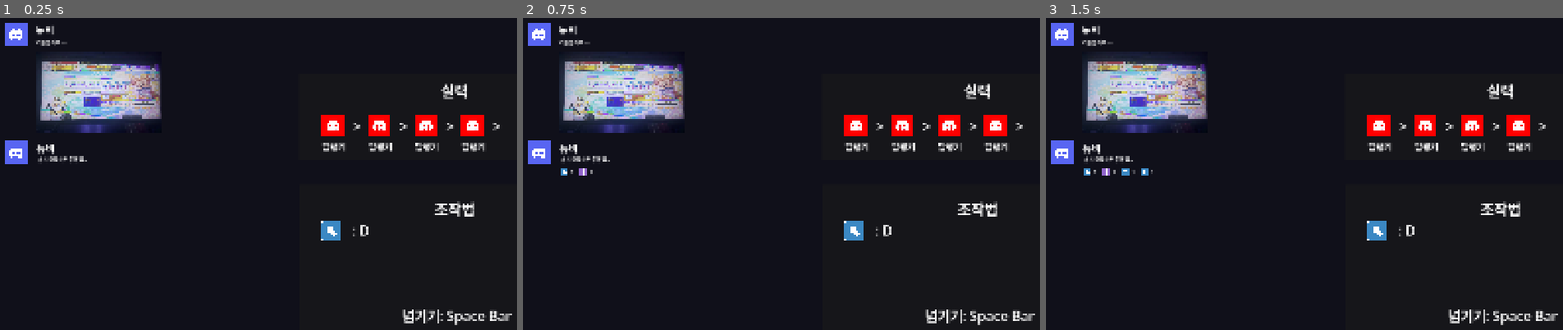
Above: before the commit, frames 1-3 (left to right).
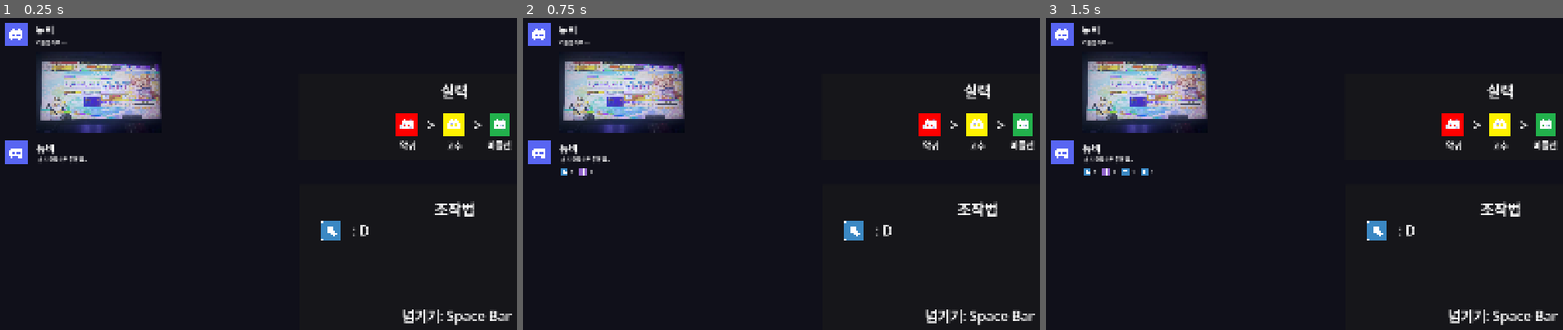
Above: after the commit, the same moments.

Repository: junu192857/Arrow-Game
Game: Godot game, scene res://Scenes/Ingame.tscn
Same seed, same stepped clock (60 frames per second), same inputs: the game is played once before the commit and once after it.
Inputs:
- Up to frame 1 (0.25 s): no input
- Up to frame 2 (0.75 s): tap Enter at 0.5 s; hold D from 0.53 s (still down); tap J at 0.6 s
- Up to frame 3 (1.5 s): tap Space at 0.77, 1.25 s; release D at 1.28 s; hold S from 1.28 s (still down); tap K at 1.35 s

The runs differ from the first frame. In frame 1, 2.6% of the frame differs, in the area x 62-100%, y 30-43%; in frame 2, 2.6%; in frame 3, 2.6%.

Commit message:
실력 가이드 완성

Diff:
--- a/arrow-game/Scenes/Ingame.tscn
+++ b/arrow-game/Scenes/Ingame.tscn
@@ -9,7 +9,12 @@
 [ext_resource type="Texture2D" uid="uid://bdjjcsr0ujuos" path="res://Textures/Imojis/place_of_worship.png" id="7_n56hh"]
 [ext_resource type="Texture2D" uid="uid://mflav8dbnuk1" path="res://Textures/Imojis/upward_arrow.png" id="8_o04ng"]
 [ext_resource type="Texture2D" uid="uid://2mrb1vpvyukg" path="res://Textures/Imojis/downward_arrow.png" id="9_sjeo6"]
+[ext_resource type="Script" uid="uid://cfjtp6dgk0355" path="res://Scripts/SkillManager.gd" id="10_ho0oi"]
+[ext_resource type="Texture2D" uid="uid://5gej4jg0rxfb" path="res://Textures/DiscordIcons/orange_icon.png" id="10_lxlh7"]
 [ext_resource type="Texture2D" uid="uid://ct7u13dsc4oxl" path="res://Textures/DiscordIcons/red_icon.png" id="10_mu5rl"]
+[ext_resource type="Texture2D" uid="uid://lfxyvhl4swmk" path="res://Textures/DiscordIcons/yellow_icon.png" id="12_ho0oi"]
+[ext_resource type="Texture2D" uid="uid://b047u5n685jw" path="res://Textures/DiscordIcons/green_icon.png" id="13_rovth"]
+[ext_resource type="Texture2D" uid="uid://cr0ei0582e8f3" path="res://Textures/DiscordIcons/blue_icon.png" id="14_wr72f"]
 
 [node name="LevelManager" type="Control" unique_id=1911157824]
 layout_mode = 3
@@ -318,6 +323,7 @@
 offset_top = 0.11999512
 offset_right = 0.8800049
 offset_bottom = 0.23995972
+script = ExtResource("10_ho0oi")
 
 [node name="Label" type="Label" parent="SkillPanel" unique_id=672015117]
 layout_mode = 1
@@ -336,15 +342,16 @@
 vertical_alignment = 1
 
 [node name="Ranker" type="Control" parent="SkillPanel" unique_id=1315655415]
+visible = false
 layout_mode = 1
 anchor_left = 0.078
 anchor_top = 0.47100002
 anchor_right = 0.224
 anchor_bottom = 0.961
-offset_left = -0.34200287
-offset_top = -0.10500336
-offset_right = -0.13600159
-offset_bottom = -0.055007935
+offset_left = 80.658
+offset_top = -4.1050034
+offset_right = 80.864
+offset_bottom = -4.055008
 
 [node name="TextureRect" type="TextureRect" parent="SkillPanel/Ranker" unique_id=294181231]
 layout_mode = 1
@@ -353,7 +360,7 @@
 anchor_right = 0.492
 anchor_bottom = 0.536
 offset_right = 0.0399971
-texture = ExtResource("10_mu5rl")
+texture = ExtResource("10_lxlh7")
 expand_mode = 1
 
 [node name="Label" type="Label" parent="SkillPanel/Ranker" unique_id=2118231502]
@@ -381,18 +388,19 @@
 horizontal_alignment = 1
 vertical_alignment = 1
 
-[node name="Ranker2" type="Control" parent="SkillPanel" unique_id=1163973976]
+[node name="Demon" type="Control" parent="SkillPanel" unique_id=1163973976]
+visible = false
 layout_mode = 1
 anchor_left = 0.231
 anchor_top = 0.47100002
 anchor_right = 0.377
 anchor_bottom = 0.961
-offset_left = -0.3590088
-offset_top = -0.10500336
-offset_right = -0.15301514
-offset_bottom = -0.055007935
-
-[node name="TextureRect" type="TextureRect" parent="SkillPanel/Ranker2" unique_id=384448603]
+offset_left = 80.64099
+offset_top = -4.1050034
+offset_right = 80.846985
+offset_bottom = -4.055008
+
+[node name="TextureRect" type="TextureRect" parent="SkillPanel/Demon" unique_id=384448603]
 layout_mode = 1
 anchors_preset = -1
 anchor_top = 0.016
@@ -402,7 +410,7 @@
 texture = ExtResource("10_mu5rl")
 expand_mode = 1
 
-[node name="Label" type="Label" parent="SkillPanel/Ranker2" unique_id=902806965]
+[node name="Label" type="Label" parent="SkillPanel/Demon" unique_id=902806965]
 layout_mode = 1
 anchors_preset = -1
 anchor_top = 0.61600006
@@ -411,9 +419,10 @@
 offset_left = 0.03699994
 offset_right = -0.010009766
 theme_override_font_sizes/font_size = 25
-text = "탑랭커"
-
-[node name="Label2" type="Label" parent="SkillPanel/Ranker2" unique_id=940012835]
+text = "악귀"
+horizontal_alignment = 1
+
+[node name="Label2" type="Label" parent="SkillPanel/Demon" unique_id=940012835]
 layout_mode = 1
 anchors_preset = -1
 anchor_left = 0.646
@@ -427,28 +436,29 @@
 horizontal_alignment = 1
 vertical_alignment = 1
 
-[node name="Ranker3" type="Control" parent="SkillPanel" unique_id=655350968]
+[node name="Pro" type="Control" parent="SkillPanel" unique_id=655350968]
+visible = false
 layout_mode = 1
 anchor_left = 0.384
 anchor_top = 0.47100002
 anchor_right = 0.53000003
 anchor_bottom = 0.961
-offset_left = -0.37600708
-offset_top = -0.10500336
-offset_right = -0.17001343
-offset_bottom = -0.055007935
-
-[node name="TextureRect" type="TextureRect" parent="SkillPanel/Ranker3" unique_id=1442166135]
+offset_left = 80.62399
+offset_top = -4.1050034
+offset_right = 80.82999
+offset_bottom = -4.055008
+
+[node name="TextureRect" type="TextureRect" parent="SkillPanel/Pro" unique_id=1442166135]
 layout_mode = 1
 anchors_preset = -1
 anchor_top = 0.016
 anchor_right = 0.492
 anchor_bottom = 0.536
 offset_right = 0.0399971
-texture = ExtResource("10_mu5rl")
-expand_mode = 1
-
-[node name="Label" type="Label" parent="SkillPanel/Ranker3" unique_id=1251707980]
+texture = ExtResource("12_ho0oi")
+expand_mode = 1
+
+[node name="Label" type="Label" parent="SkillPanel/Pro" unique_id=1251707980]
 layout_mode = 1
 anchors_preset = -1
 anchor_top = 0.61600006
@@ -457,9 +467,11 @@
 offset_left = 0.03699994
 offset_right = -0.010009766
 theme_override_font_sizes/font_size = 25
-text = "탑랭커"
-
-[node name="Label2" type="Label" parent="SkillPanel/Ranker3" unique_id=1408945291]
+text = "고수"
+horizontal_alignment = 1
+vertical_alignment = 1
+
+[node name="Label2" type="Label" parent="SkillPanel/Pro" unique_id=1408945291]
 layout_mode = 1
 anchors_preset = -1
 anchor_left = 0.646
@@ -473,47 +485,87 @@
 horizontal_alignment = 1
 vertical_alignment = 1
 
-[node name="Ranker4" type="Control" parent="SkillPanel" unique_id=1000460807]
-layout_mode = 1
-anchor_left = 0.384
+[node name="Middleman" type="Control" parent="SkillPanel" unique_id=1000460807]
+visible = false
+layout_mode = 1
+anchor_left = 0.537
 anchor_top = 0.47100002
-anchor_right = 0.53000003
+anchor_right = 0.63100004
 anchor_bottom = 0.961
-offset_left = 135.624
-offset_top = -0.10500336
-offset_right = 135.82999
-offset_bottom = -0.055007935
-
-[node name="TextureRect" type="TextureRect" parent="SkillPanel/Ranker4" unique_id=1433404096]
+offset_left = 80.606995
+offset_top = -4.1050034
+offset_right = 81.040955
+offset_bottom = -4.055008
+
+[node name="TextureRect" type="TextureRect" parent="SkillPanel/Middleman" unique_id=1433404096]
 layout_mode = 1
 anchors_preset = -1
 anchor_top = 0.016
-anchor_right = 0.492
+anchor_right = 0.73800004
 anchor_bottom = 0.536
-offset_right = 0.0399971
-texture = ExtResource("10_mu5rl")
-expand_mode = 1
-
-[node name="Label" type="Label" parent="SkillPanel/Ranker4" unique_id=2073882820]
-layout_mode = 1
-anchors_preset = -1
-anchor_top = 0.61600006
-anchor_right = 0.51000005
-anchor_bottom = 0.90400004
-offset_left = 0.03699994
+offset_right = 0.0079956055
+texture = ExtResource("13_rovth")
+expand_mode = 1
+
+[node name="Label" type="Label" parent="SkillPanel/Middleman" unique_id=2073882820]
+layout_mode = 1
+anchors_preset = -1
+anchor_left = -0.071
+anchor_top = 0.60800004
+anchor_right = 0.82100004
+anchor_bottom = 0.896
+offset_left = -0.035987377
+offset_right = 0.036010742
+theme_override_font_sizes/font_size = 25
+text = "미들맨"
+
+[node name="Newbie" type="Control" parent="SkillPanel" unique_id=301079427]
+visible = false
+layout_mode = 1
+anchor_left = 0.61800003
+anchor_top = 0.47100002
+anchor_right = 0.76400006
+anchor_bottom = 0.961
+offset_left = 80.59796
+offset_top = -4.1050034
+offset_right = 80.803955
+offset_bottom = -4.055008
+
+[node name="TextureRect" type="TextureRect" parent="SkillPanel/Newbie" unique_id=743955889]
+layout_mode = 1
+anchors_preset = -1
+anchor_left = 0.485
+anchor_top = 0.016
+anchor_right = 0.97700006
+anchor_bottom = 0.536
+offset_left = -0.05000305
 offset_right = -0.010009766
+texture = ExtResource("14_wr72f")
+expand_mode = 1
+
+[node name="Label" type="Label" parent="SkillPanel/Newbie" unique_id=2002239354]
+layout_mode = 1
+anchors_preset = -1
+anchor_left = 0.41500002
+anchor_top = 0.60800004
+anchor_right = 0.99200004
+anchor_bottom = 0.896
+offset_left = 0.050006866
+offset_right = 0.040008545
 theme_override_font_sizes/font_size = 25
-text = "탑랭커"
-
-[node name="Label2" type="Label" parent="SkillPanel/Ranker4" unique_id=1439303302]
-layout_mode = 1
-anchors_preset = -1
-anchor_left = 0.646
+text = "뉴비"
+horizontal_alignment = 1
+vertical_alignment = 1
+
+[node name="Label2" type="Label" parent="SkillPanel/Newbie" unique_id=368240556]
+layout_mode = 1
+anchors_preset = -1
+anchor_left = 0.07700001
 anchor_top = 0.032
-anchor_right = 0.93100005
+anchor_right = 0.36200002
 anchor_bottom = 0.52000004
-offset_left = 0.019950867
-offset_right = -0.015052795
+offset_left = -0.010046959
+offset_right = -0.04504776
 theme_override_font_sizes/font_size = 44
 text = ">"
 horizontal_alignment = 1
--- a/arrow-game/Scripts/InformationManager.gd
+++ b/arrow-game/Scripts/InformationManager.gd
@@ -1,11 +1,5 @@
 extends Node
 
 
-# Called when the node enters the scene tree for the first time.
-func _ready() -> void:
-	pass # Replace with function body.
-
-
-# Called every frame. 'delta' is the elapsed time since the previous frame.
-func _process(delta: float) -> void:
+func show_information(level: int):
 	pass
--- a/arrow-game/Scripts/LevelManager.gd
+++ b/arrow-game/Scripts/LevelManager.gd
@@ -16,6 +16,7 @@
 	stage = 0
 	playing = false
 	$GuidePanel.set_guide(level)
+	$SkillPanel.set_skill_guide(level)
 	show_level_information()
 	start_new_stage()
 
@@ -23,4 +24,4 @@
 	stage += 1
 
 func show_level_information():
-	pass
+	$InformationPanel.visible = true
--- /dev/null
+++ b/arrow-game/Scripts/SkillManager.gd
@@ -0,0 +1,8 @@
+extends Panel
+
+func set_skill_guide(level: int):
+	$Ranker.visible = true if level >= 10 else false
+	$Demon.visible = true
+	$Pro.visible = true
+	$Middleman.visible = true
+	$Newbie.visible = true if level >= 5 else false
Not shown, added: arrow-game/Scripts/SkillManager.gd.uid
